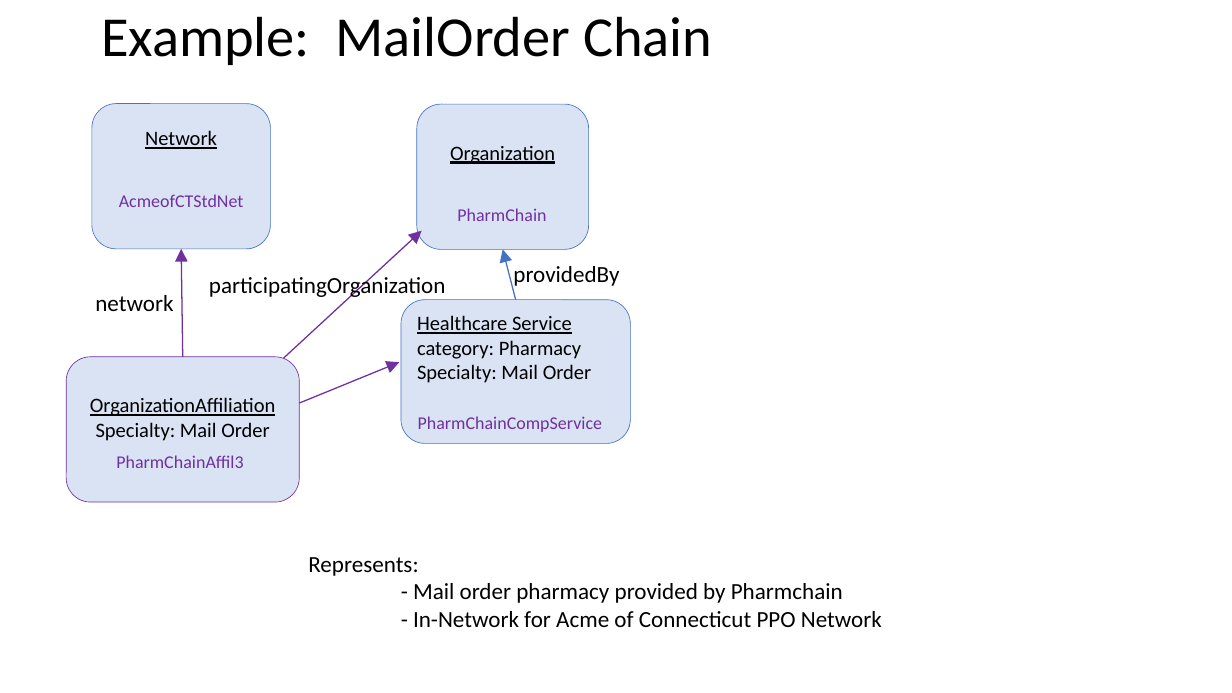
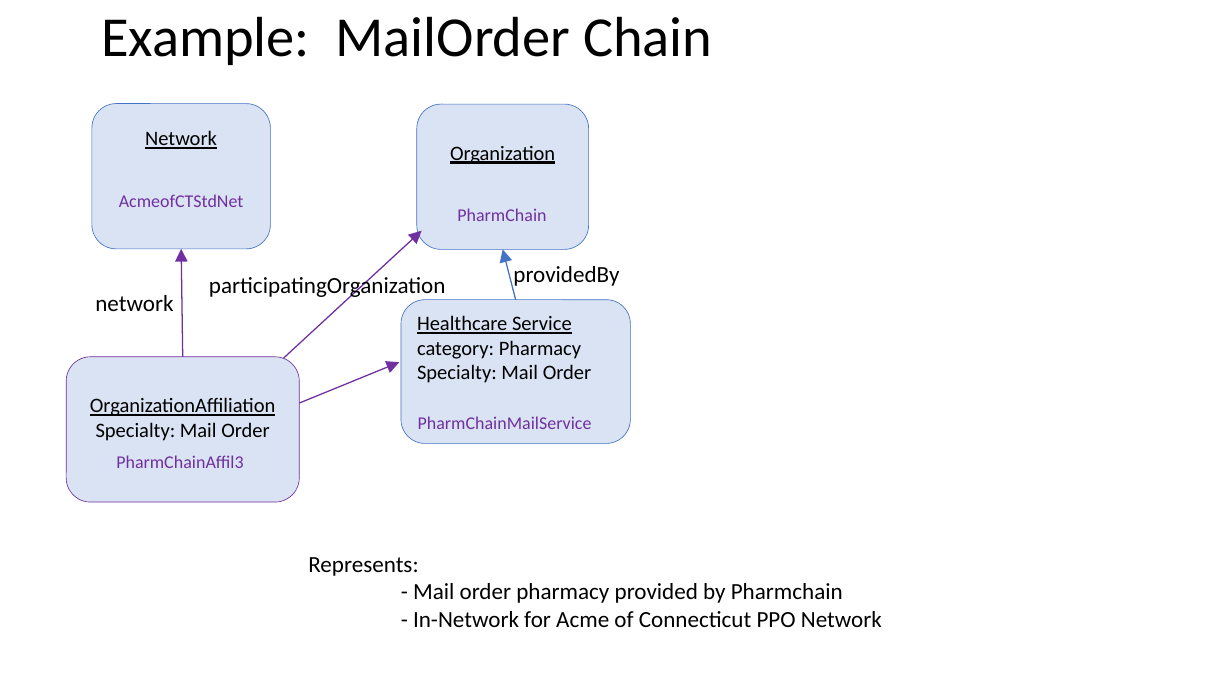
Before and after one commit to HL7/davinci-pdex-plan-net, a slide deck: slide 9 of fsh/ig-data/input/images/patterns.pptx. Drawn at 1232x693 pixels with LibreOffice and Linux fonts; fonts in the diff are those of the drawing. Boxes give left, top, right and bottom in pixels: in the first picture for what was removed or moved away, otherwise in the second. Text is boxed around its words. In the diff, an @@ line names an element or a change of style, - is before the commit and + after.

```diff
--- a/fsh/ig-data/input/images/patterns.pptx
+++ b/fsh/ig-data/input/images/patterns.pptx
@@ text at box(418, 416, 592, 429): text changed @@
-PharmChainCompService
+PharmChainMailService
```
Also in this commit, not shown: 1 other slide changed, 1 other file.
